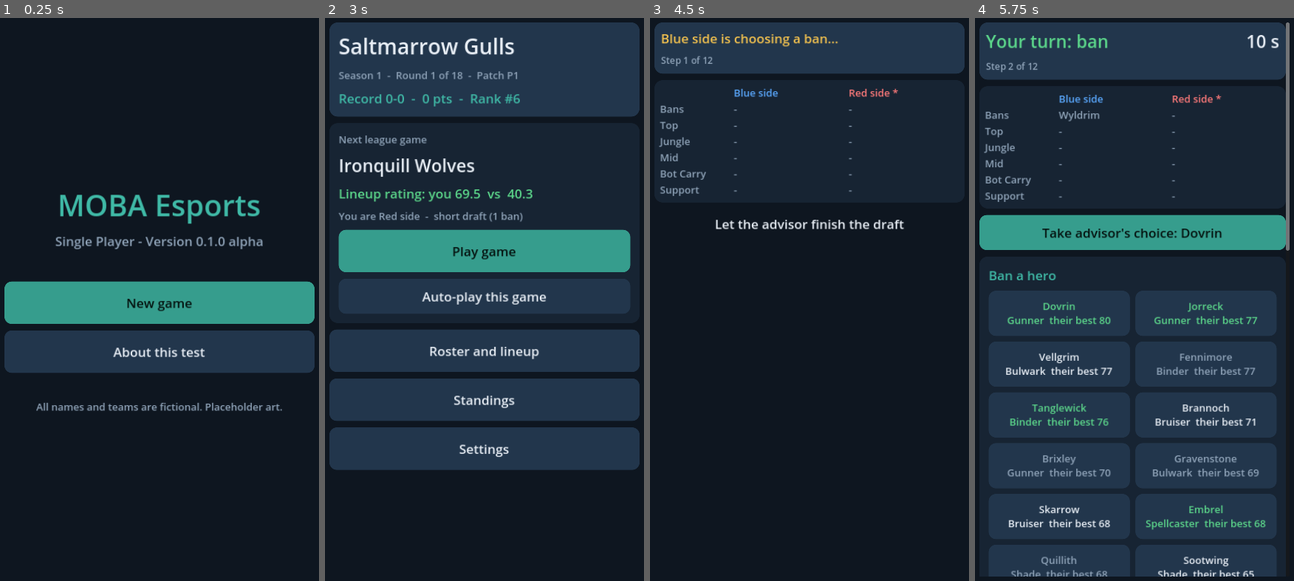
Above: before the commit, frames 1-4 (left to right).
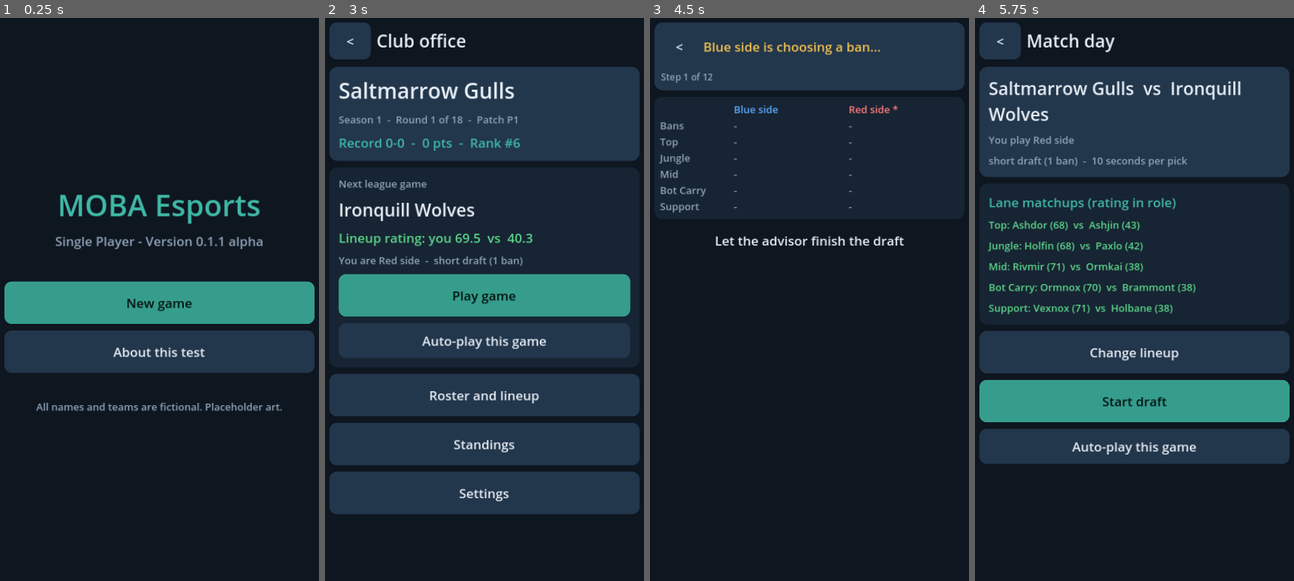
Above: after the commit, the same moments.

Repository: lowfuyi/MOBA-Manager-Dev
Game: Godot game, scene res://scenes/main.tscn
Same seed, same stepped clock (60 frames per second), same inputs: the game is played once before the commit and once after it.
Inputs (mouse positions are in pixels of both pictures, inside the frame that each line leads up to):
- Up to frame 1 (0.25 s): no input
- Up to frame 2 (3 s): click "New game" at 0.5 s; click "<" at 1.25 s; click "New game" at 2 s; click "Take over this club" at 2.75 s
- Up to frame 3 (4.5 s): click "Play game" at 3.5 s; click "Start draft" at 4.25 s
- Up to frame 4 (5.75 s): click (1003, 46) at 5 s, where only the run after the commit has a clickable "<"

The runs differ from the first frame. In frame 1, less than 0.1% of the frame differs, in the area x 68-71%, y 38-41%; in frame 2, 47%; in frame 3, 6.2%; in frame 4, 67%, in the area x 1-99%, y 0-100%.

Commit message:
Fix swipe scrolling (PASS mouse filters), Android back button (quit_on_go_back=false), visible back buttons; touch test
Co-Authored-By: Claude Sonnet 5.5 <noreply@anthropic.com>
Claude-Session: https://claude.ai/code/session_01JASFmGF2NGFT2SSDw2Hj5Z

Diff:
--- a/game/i18n/en.json
+++ b/game/i18n/en.json
@@ -224,5 +224,8 @@
   "season.next": "Start next season",
   "season.standings": "Final standings",
   "season.menu": "Back to menu",
-  "draft.bans_short": "Bans"
+  "draft.bans_short": "Bans",
+  "hub.menu_title": "Club office",
+  "report.title": "Match report",
+  "season.title": "Season summary"
 }
--- a/game/project.godot
+++ b/game/project.godot
@@ -4,6 +4,7 @@
 [application]
 config/name="MOBA Esports (working title)"
 run/main_scene="res://scenes/main.tscn"
+config/quit_on_go_back=false
 config/features=PackedStringArray("4.3", "GL Compatibility")
 
 [autoload]
--- a/game/src/core/app.gd
+++ b/game/src/core/app.gd
@@ -1,7 +1,7 @@
 extends Node
 ## Autoload "App": shared game objects and screen navigation.
 
-const VERSION_LABEL := "0.1.0 alpha"
+const VERSION_LABEL := "0.1.1 alpha"
 
 var world: World
 var gs: GameState
--- a/game/src/ui/main.gd
+++ b/game/src/ui/main.gd
@@ -25,7 +25,10 @@
 
 func show_screen(screen: Control) -> void:
 	if _current != null:
-		_margin.remove_child(_current)
+		# Not remove_child(): a tap on a button swaps the screen from inside that button's own signal.
+		_current.set_process(false)
+		_current.hide()
+		_current.mouse_filter = Control.MOUSE_FILTER_IGNORE
 		_current.queue_free()
 	_current = screen
 	_margin.add_child(screen)
--- a/game/src/ui/screen_draft.gd
+++ b/game/src/ui/screen_draft.gd
@@ -20,7 +20,8 @@
 
 
 func go_back() -> void:
-	pass    # no way out mid-draft: the clock is running
+	# Leaving abandons this draft; nothing is recorded, the game is still waiting on match day.
+	App.go(ScreenPreMatch.new(game))
 
 
 func _ready() -> void:
@@ -75,6 +76,10 @@
 	var side_name := Strings.t("hub.side.blue" if cur["team"] == "B" else "hub.side.red")
 	var what := Strings.t("draft.kind." + cur["kind"])
 	var row := UI.hbox()
+	var back := UI.button("<", go_back, "normal", 64)
+	back.custom_minimum_size = Vector2(80, 64)
+	back.size_flags_horizontal = Control.SIZE_SHRINK_BEGIN
+	row.add_child(back)
 	if mine:
 		row.add_child(UI.label(Strings.f("draft.your_turn", {"what": what}), UI.S_BIG, UI.GOOD))
 		_timer_label = UI.label(Strings.f("draft.time", {"s": ceili(_time_left)}), UI.S_BIG, UI.TEXT, HORIZONTAL_ALIGNMENT_RIGHT)
--- a/game/src/ui/screen_hub.gd
+++ b/game/src/ui/screen_hub.gd
@@ -9,7 +9,7 @@
 
 func _ready() -> void:
 	var gs := App.gs
-	setup("", Callable())
+	setup(Strings.t("hub.menu_title"), go_back)
 	var me := gs.club()
 	var row := {}
 	for r in gs.standings():
--- a/game/src/ui/screen_report.gd
+++ b/game/src/ui/screen_report.gd
@@ -30,7 +30,7 @@
 	var my_side := "B" if game["blue"] == gs.club() else "R"
 	var opp_id: String = game["red"] if my_side == "B" else game["blue"]
 	var won: bool = res["blue_won"] == (my_side == "B")
-	setup("", Callable())
+	setup(Strings.t("report.title"), _leave)
 	# result banner
 	var c := UI.card(body, UI.PANEL2)
 	c.add_child(UI.label(Strings.t("report.victory" if won else "report.defeat"), UI.S_TITLE, UI.GOOD if won else UI.BAD, HORIZONTAL_ALIGNMENT_CENTER))
--- a/game/src/ui/screen_season_end.gd
+++ b/game/src/ui/screen_season_end.gd
@@ -8,7 +8,7 @@
 
 func _ready() -> void:
 	var gs := App.gs
-	setup("", Callable())
+	setup(Strings.t("season.title"), go_back)
 	var done: Array = gs.d["seasons_done"]
 	var last: Dictionary = done[done.size() - 1] if not done.is_empty() else {}
 	var c := UI.card(body, UI.PANEL2)
--- a/game/src/ui/screen_settings.gd
+++ b/game/src/ui/screen_settings.gd
@@ -21,6 +21,7 @@
 	cb.button_pressed = App.gs.is_quick()
 	cb.custom_minimum_size = Vector2(0, 80)
 	cb.focus_mode = Control.FOCUS_NONE
+	cb.mouse_filter = Control.MOUSE_FILTER_PASS
 	cb.toggled.connect(func(v): App.gs.set_quick(v); App.autosave())
 	c.add_child(cb)
 	c.add_child(UI.label(Strings.t("settings.quick_hint"), UI.S_SMALL, UI.DIM))
--- a/game/src/ui/ui.gd
+++ b/game/src/ui/ui.gd
@@ -77,6 +77,7 @@
 	b.custom_minimum_size = Vector2(0, min_h)
 	b.size_flags_horizontal = Control.SIZE_EXPAND_FILL
 	b.focus_mode = Control.FOCUS_NONE
+	b.mouse_filter = Control.MOUSE_FILTER_PASS    # lets a swipe that starts on a button scroll the page
 	match kind:
 		"primary":
 			b.add_theme_stylebox_override("normal", box(ACCENT.darkened(0.15), 16, 18))
@@ -114,6 +115,7 @@
 	var pc := PanelContainer.new()
 	pc.add_theme_stylebox_override("panel", box(color, 18, pad))
 	pc.size_flags_horizontal = Control.SIZE_EXPAND_FILL
+	pc.mouse_filter = Control.MOUSE_FILTER_PASS   # PanelContainer defaults to STOP, which blocks swipe-scrolling
 	var v := VBoxContainer.new()
 	v.size_flags_horizontal = Control.SIZE_EXPAND_FILL
 	pc.add_child(v)
@@ -130,6 +132,7 @@
 	b.custom_minimum_size = Vector2(0, height)
 	b.size_flags_horizontal = Control.SIZE_EXPAND_FILL
 	b.add_theme_stylebox_override("fill", box(color, 8))
+	b.mouse_filter = Control.MOUSE_FILTER_IGNORE
 	return b
 
 
--- /dev/null
+++ b/game/tests/ui_touch.gd
@@ -0,0 +1,193 @@
+extends Node
+## Touch behaviour on the real screens: injects touch press/drag/release events (the same events a
+## phone sends) and checks that a swipe scrolls instead of tapping, from any starting point.
+
+var fails := 0
+var checks := 0
+
+
+func ok(cond: bool, what: String) -> void:
+	checks += 1
+	print(("ok   " if cond else "FAIL ") + what)
+	if not cond:
+		fails += 1
+
+
+func cur() -> Control:
+	return App.main._current
+
+
+func _ready() -> void:
+	await get_tree().process_frame
+	await _run()
+	print("ui touch: %d checks, %d failures" % [checks, fails])
+	get_tree().quit(1 if fails > 0 else 0)
+
+
+func frames(n: int = 3) -> void:
+	for i in n:
+		await get_tree().process_frame
+
+
+func find_buttons(n: Node, out: Array) -> void:
+	for c in n.get_children():
+		if c is Button and c.is_visible_in_tree():
+			out.append(c)
+		find_buttons(c, out)
+
+
+## Send one finger event the way the engine does on a phone: the touch/drag event itself plus the
+## mouse event emulated from it (buttons react to the mouse one, scroll containers to the touch one).
+func finger(kind: String, pos: Vector2, rel: Vector2 = Vector2.ZERO) -> void:
+	var vp := get_viewport()
+	match kind:
+		"down":
+			var t := InputEventScreenTouch.new()
+			t.index = 0
+			t.position = pos
+			t.pressed = true
+			vp.push_input(t, true)
+			var m := InputEventMouseButton.new()
+			m.button_index = MOUSE_BUTTON_LEFT
+			m.pressed = true
+			m.position = pos
+			m.global_position = pos
+			m.button_mask = MOUSE_BUTTON_MASK_LEFT
+			vp.push_input(m, true)
+		"move":
+			var d := InputEventScreenDrag.new()
+			d.index = 0
+			d.position = pos
+			d.relative = rel
+			vp.push_input(d, true)
+			var mm := InputEventMouseMotion.new()
+			mm.position = pos
+			mm.global_position = pos
+			mm.relative = rel
+			mm.button_mask = MOUSE_BUTTON_MASK_LEFT
+			vp.push_input(mm, true)
+		"up":
+			var t2 := InputEventScreenTouch.new()
+			t2.index = 0
+			t2.position = pos
+			t2.pressed = false
+			vp.push_input(t2, true)
+			var m2 := InputEventMouseButton.new()
+			m2.button_index = MOUSE_BUTTON_LEFT
+			m2.pressed = false
+			m2.position = pos
+			m2.global_position = pos
+			vp.push_input(m2, true)
+
+
+## Swipe up by `dist` px starting at `from`.
+func swipe(from: Vector2, dist: float, steps: int = 8) -> void:
+	finger("down", from)
+	await frames(1)
+	var pos := from
+	for i in steps:
+		var step := Vector2(0, -dist / steps)
+		pos += step
+		finger("move", pos, step)
+		await frames(1)
+	finger("up", pos)
+	await frames(3)
+
+
+func tap(p: Vector2) -> void:
+	finger("down", p)
+	await frames(1)
+	finger("up", p)
+	await frames(3)
+
+
+func scroller() -> ScrollContainer:
+	return cur().body.get_parent() as ScrollContainer
+
+
+func _run() -> void:
+	print("touchscreen available: ", DisplayServer.is_touchscreen_available())
+	GameState.delete_save()
+	var main: Control = load("res://scenes/main.tscn").instantiate()
+	add_child(main)
+	get_window().size = Vector2i(720, 1280)
+	await frames()
+	App.go(ScreenClubSelect.new())
+	await frames()
+	# 1. club list: start the swipe on a button, on a card, and on empty background
+	var sc := scroller()
+	ok(sc.get_v_scroll_bar().max_value > sc.size.y, "club list is longer than the screen")
+	var btns: Array = []
+	find_buttons(cur(), btns)
+	var b: Button = btns[1]
+	await swipe(b.get_global_rect().get_center(), 300)
+	ok(sc.scroll_vertical > 150, "swipe starting ON A BUTTON scrolls the list (scroll=%d)" % sc.scroll_vertical)
+	ok(cur() is ScreenClubSelect, "swipe on a button did not tap it")
+	sc.scroll_vertical = 0
+	await frames()
+	await swipe(Vector2(360, 200), 300)
+	ok(sc.scroll_vertical > 150, "swipe starting on a card scrolls (scroll=%d)" % sc.scroll_vertical)
+	sc.scroll_vertical = 0
+	await frames()
+	# short swipe that ends inside the same button must not tap it either
+	btns.clear()
+	find_buttons(cur(), btns)
+	await swipe(btns[0].get_global_rect().get_center(), 60)
+	ok(cur() is ScreenClubSelect, "short swipe on a button does not tap it")
+	# a genuine tap still works
+	btns.clear()
+	find_buttons(cur(), btns)
+	var target: Button = null
+	for x in btns:
+		if x.text == Strings.t("club.pick.choose"):
+			target = x
+			break
+	await tap(target.get_global_rect().get_center())
+	ok(cur() is ScreenHub, "a tap on a button still works")
+	# 2. back handling
+	for which in ["roster", "standings", "settings"]:
+		match which:
+			"roster":
+				App.go(ScreenRoster.new("hub"))
+			"standings":
+				App.go(ScreenStandings.new())
+			_:
+				App.go(ScreenSettings.new())
+		await frames()
+		get_tree().root.propagate_notification(NOTIFICATION_WM_GO_BACK_REQUEST)
+		await frames()
+		ok(cur() is ScreenHub, "back request from %s returns to the hub" % which)
+	get_tree().root.propagate_notification(NOTIFICATION_WM_GO_BACK_REQUEST)
+	await frames()
+	ok(cur() is ScreenTitle, "back request from the hub goes to the title menu")
+	ok(ProjectSettings.get_setting("application/config/quit_on_go_back") == false, "OS back button is handed to the game")
+	# 3. draft: swipe over the hero grid
+	cur()._continue()
+	await frames()
+	var g: Dictionary = App.gs.next_game()
+	App.go(ScreenDraft.new(g))
+	await frames()
+	var d: ScreenDraft = cur()
+	var n := 0
+	while d.draft.current()["team"] != d.my_side and n < 20:
+		n += 1
+		d._ai_wait = 0.0
+		d._process(0.01)
+	await frames(4)
+	sc = scroller()
+	ok(sc.get_v_scroll_bar().max_value > sc.size.y, "hero list longer than the screen")
+	btns.clear()
+	find_buttons(cur(), btns)
+	var hero_btn: Button = null
+	for x in btns:
+		if "their best" in x.text:
+			hero_btn = x
+			break
+	var bans_before: int = d.draft.bans["B"].size() + d.draft.bans["R"].size()
+	await swipe(hero_btn.get_global_rect().get_center(), 250)
+	ok(sc.scroll_vertical > 100, "draft: swipe over a hero button scrolls (scroll=%d)" % sc.scroll_vertical)
+	ok(d.draft.bans["B"].size() + d.draft.bans["R"].size() == bans_before, "draft: swipe did not ban a hero")
+	# back from the draft returns to the pre-match screen
+	get_tree().root.propagate_notification(NOTIFICATION_WM_GO_BACK_REQUEST)
+	await frames()
+	ok(cur() is ScreenPreMatch, "back request in the draft returns to match day")
--- /dev/null
+++ b/game/tests/ui_touch.tscn
@@ -0,0 +1,6 @@
+[gd_scene load_steps=2 format=3]
+
+[ext_resource type="Script" path="res://tests/ui_touch.gd" id="1"]
+
+[node name="UiTouch" type="Node"]
+script = ExtResource("1")
Not shown, changed: game/export_presets.cfg
Not shown, changed: tools/run_all_checks.sh
